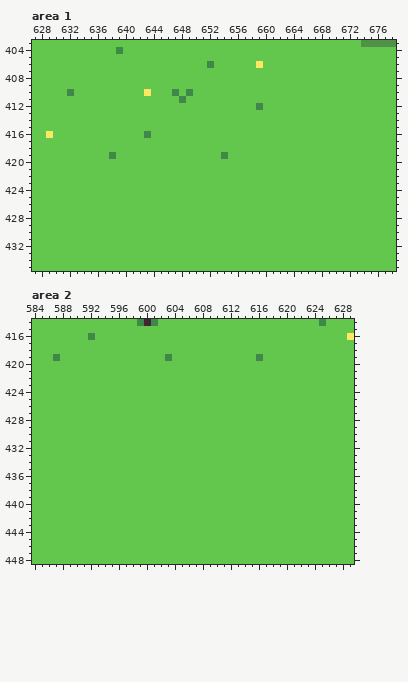
Pixel-art file, stored at assets/sprites/aseprite_files/mockup.aseprite. Above, as it was before the edit.
708x529 pixels, 1 frame. Colours within 5 levels of each other are drawn and written as one. Shown: area 1: x 627..678, y 403..435; area 2: x 584..629, y 414..448. The commit also changed other parts of the picture, which this record leaves out.
After:
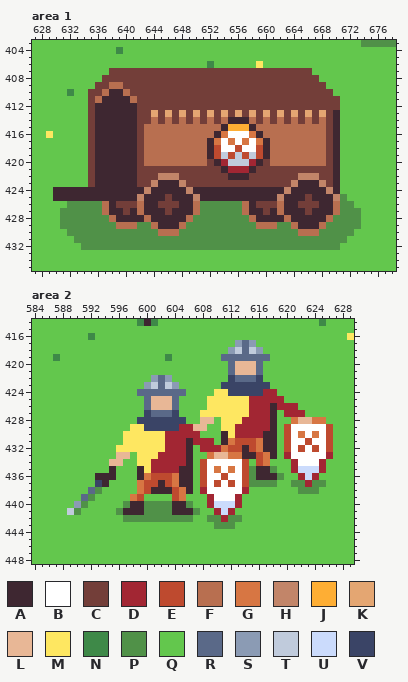
Palette (. is transparent): A #3e2731  B #ffffff  C #733e39  D #a22633  E #be4a2f  F #b86f50  G #d77643  H #c28569  J #feae34  K #e4a672  L #e8b796  M #fee761  N #3e8948  P #509148  Q #63c74d  R #5a6988  S #8b9bb4  T #c0cbdc  U #cbdbfc  V #3a4466
Changes in this commit:
layer "settlerwagon/settler" added
Changed rows in their new state; - is an unchanged pixel.
Area 1, layer "settlerwagon/settler":
first column x 630:
407 --------CCCCCCCCCCCCCCCCCCCCCCCCCCCCC-------
408 -------CCCCCCCCCCCCCCCCCCCCCCCCCCCCCCC------
409 ------CCFFCCCCCCCCCCCCCCCCCCCCCCCCCCCCC-----
410 -----CCFAAFCCCCCCCCCCCCCCCCCCCCCCCCCCCCC----
411 -----CFAAAAFCCCCCCCCCCCCCCCCCCCCCCCCCCCCC---
412 -----CAAAAAACCCCCCCCCCCCCCCCCCCCCCCCCCCCC---
413 -----CAAAAAACCKCKCKCKCKCKCKCKCKCKCKCKCKCA---
414 -----CAAAAAACCFCFCFCFCFCFAAAFCFCFCFCFCFCA---
415 -----CAAAAAACFFFFFFFFFFFAJJJAFFFFFFFFFFCA---
416 -----CAAAAAACFFFFFFFFFFAGBBBGAFFFFFFFFFCA---
417 -----CAAAAAACFFFFFFFFFAGBGBGBGAFFFFFFFFCA---
418 -----CAAAAAACFFFFFFFFFAEBBEBBEAFFFFFFFFCA---
419 -----CAAAAAACFFFFFFFFFAETETETEAFFFFFFFFCA---
420 -----CAAAAAACFFFFFFFFFCADTTTDACFFFFFFFFCA---
421 -----CAAAAAACCCCCCCCCCCCADDDACCCCCCCCCCCA---
422 -----CAAAAAACCCHHHCCCCCCCAAACCCCCCCHHHCCA---
423 -----CAAAAAACCHAAAHCCCCCCCCCCCCCCCHAAAHCA---
424 AAAAAAAAAAAAAHAAAAAHAAAAAAAAAAAAAHAAAAAHA---
425 AAAAAAAAAAAAHAAACAAAHAAAAAAAAAAAHAAACAAAHP--
426 --PPPPPFACCCFAACCCAAFPPPPPPFACCCFAACCCAAFPP-
427 -PPPPPPFAACAFAAACAAAFPPPPPPFAACAFAAACAAAFPPP
428 -PPPPPPPFAAAAFAAAAAFPPPPPPPPFAAAAFAAAAAFPPPP
429 -PPPPPPPPFFFPPFAAAFPPPPPPPPPPFFFPPFAAAFPPPPP
430 --PPPPPPPPPPPPPFFFPPPPPPPPPPPPPPPPPFFFPPPPP-
431 ---PPPPPPPPPPPPPPPPPPPPPPPPPPPPPPPPPPPPPPP--
432 ----PPPPPPPPPPPPPPPPPPPPPPPPPPPPPPPPPPPPP---
Area 2, layer "enemy":
first column x 589:
417 ------------------------SRS-----------
418 -----------------------STRTS----------
419 ----------------------RRRRRRR---------
420 -----------------------RLLLR----------
421 -----------------------RLLLR----------
422 ------------SRS--------VRRRV----------
423 -----------STRTS------VVVVVVV---------
424 ----------RRRRRRR----MMVVVVVDD--------
425 -----------RLLLR----MMMMMMDDDDD-------
426 -----------RLLLR----MMMMMMDDDADDD-----
427 -----------VRRRV---MMMMMMMDDDA-DDD----
428 ----------VVVVVVV--LL-MMMDDDDA--GLLGG-
429 ---------MMVVVVVDDLL--MMDDDDDA-EBBBBBE
430 --------MMMMMMDDDDD---AMDDDDAA-EBGBGBE
431 --------MMMMMMDDDADDD-AGEEEGAA-EBBEBBE
432 -------MMMMMMMDDDA-DDDGEEAEGAA-EBEBEBE
433 -------LL-MMMDDDDA--GLLGGAAEGA-DBBBBBD
434 ------LL--MMDDDDDA-EBBBBBE-EG---DBBBD-
435 ------A---AMDDDDAA-EBGBGBEPAAP--DUUUD-
436 ----AAA---AGEEEGAA-EBBEBBEPAAAP--DUD--
437 ----VA----GEEAEGAA-EBEBEBEPPPP--PPDPP-
438 ---RP-----GEAAAEGA-DBBBBBD-------PPP--
439 --RP-----GE----EG---DBBBD-------------
440 -SP-----PAAPPPPAAP--DUUUD-------------
441 TP-----PAAAPPPPAAAP--DUD--------------
442 --------PPPPPPPPPP--PPDPP-------------
443 ---------------------PPP--------------
Boxes around the changes in both pictures, in picture pixels (x1, y1, x2, y2):
changed: (53, 68, 361, 250)
changed: (67, 340, 333, 529)
